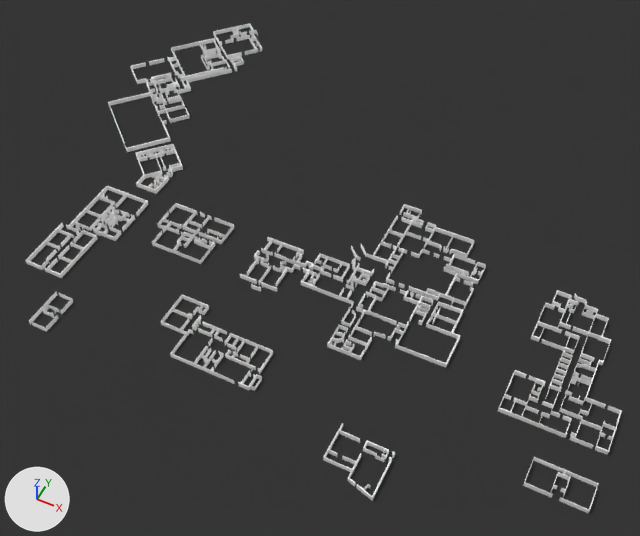
Renders of the Blender file blend/ground-floor.blend from each side of a commit.
The view is the same before and after, from a 50 mm camera at (9.05, -10.21, 12.4) aimed at (3.84, 0.21, -0.63). The lights are fixed; the arrows at lower left show +X, +Y and +Z.

Script lines for the objects in view, before the commit:
```python
mat_material = diffuse_material('material')
mat_material.base_color = (1.0, 1.0, 1.0)  # white #ffffff
me_mesh = bpy.data.meshes.new('mesh')
me_mesh.from_pydata(...)  # 8990 vertices, 11514 faces, 1 loose edge; spans x -0.132..0.495, y -0.208..0.304, z 0.0..0.005
me_mesh.polygons.foreach_set('use_smooth', [True] * 11514)
me_mesh.materials.append(mat_material)  # white #ffffff
me_plane = bpy.data.meshes.new('Plane')
me_plane.from_pydata([(-100.0, -100.0, 0.0), (100.0, -100.0, 0.0), (-100.0, 100.0, 0.0), (100.0, 100.0, 0.0)], [], [(0, 1, 3, 2)])
me_plane.materials.append(mat_material_1)  # black #373737
ob_plane = bpy.data.objects.new('Plane', me_plane)
ob_plane.parent = ob_ground_floor
ob_plane.location = (0.0, 0.0, 0.0)
ob_walls_ground_floor = bpy.data.objects.new('Walls.Ground.Floor', me_mesh)
ob_walls_ground_floor.parent = ob_ground_floor
ob_walls_ground_floor.location = (0.0, 0.0, 0.0)
ob_walls_ground_floor.scale = (20.0, 20.0, 20.0)
```
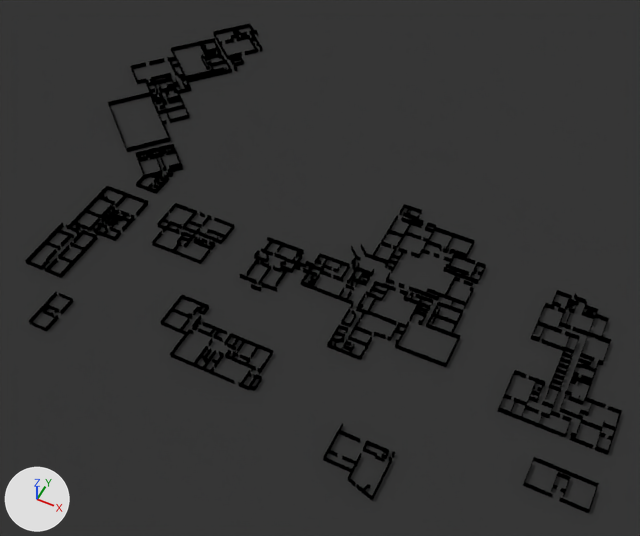
Location of each change, (x1, y1, x2, y2) in pixels of the pictures (640 x 536 px):
'Walls.Ground.Floor', recoloured (white to black): (25, 23, 622, 513) in both

The change in detail:
Material 'material' (mat_material) changes colour from white #ffffff to black #000000; in linear values from (1.0, 1.0, 1.0) to (0.0, 0.0, 0.0).
